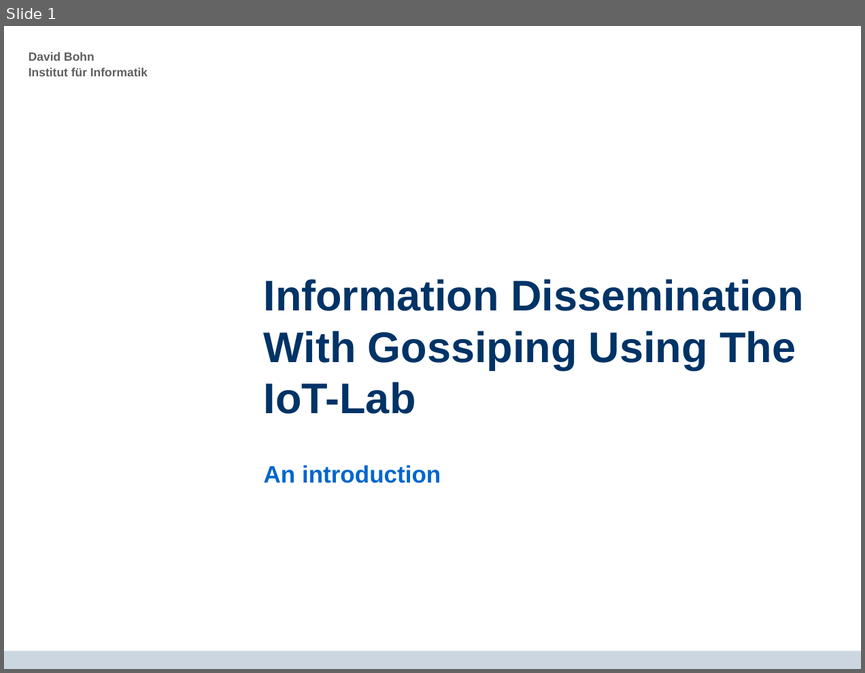
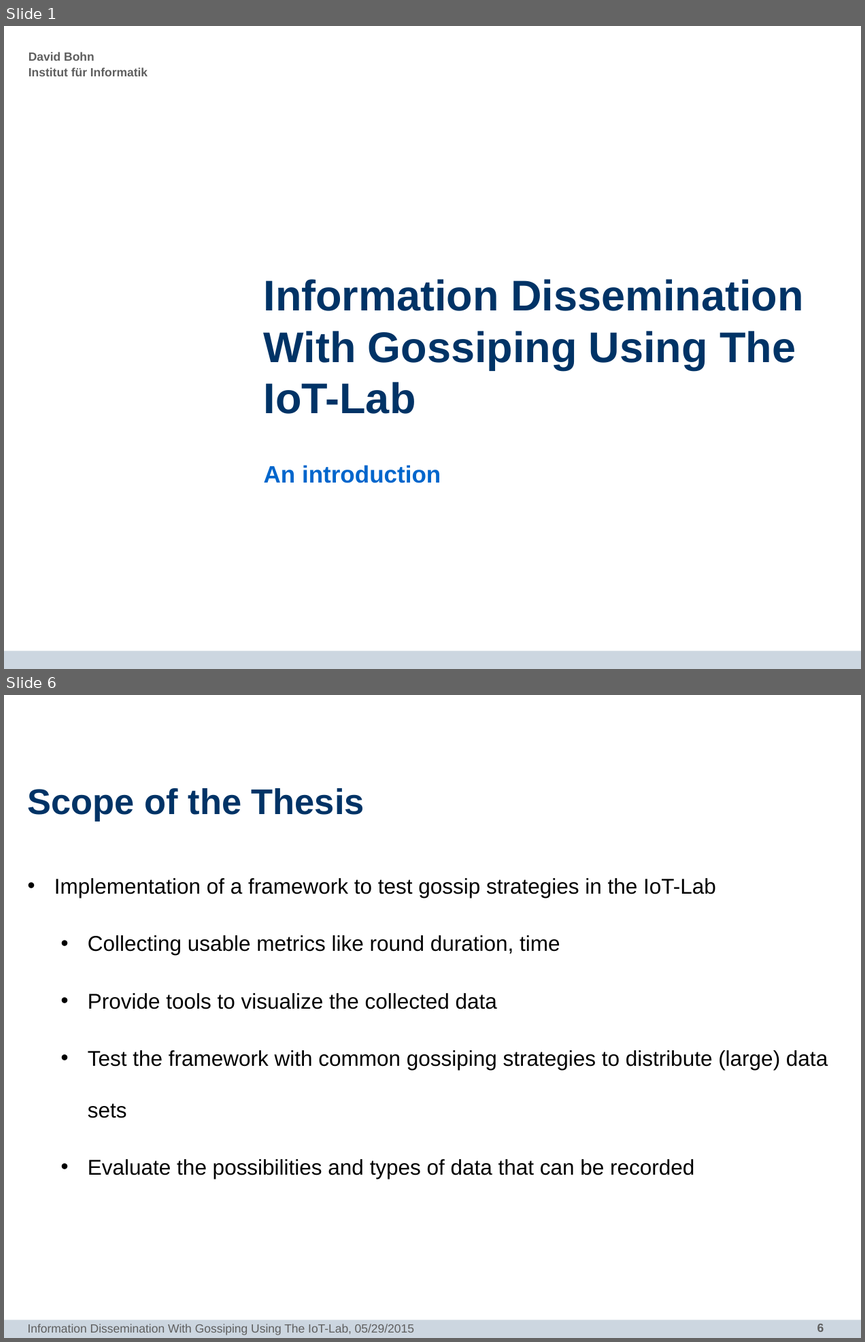
Before and after one commit to dbohn/Bachelor-Thesis, a slide deck: intro-presentation/intro.pptx. Shown one above the other, each under a label of ours: slide 1 before the commit, slides 1 and 6 after it; the slides between them are not shown. The pictures are 865x673 and 865x1342 pixels, drawn with LibreOffice and Linux fonts; fonts in the diff are those of the drawing; background and template pictures are left out. Boxes give left, top, right and bottom in pixels: in the first picture for what was removed or moved away, otherwise in the second. Text is boxed around its words. In the diff, an @@ line names an element or a change of style, - is before the commit and + after.

```diff
--- a/intro-presentation/intro.pptx
+++ b/intro-presentation/intro.pptx
@@ slide 6 added at [4, 695, 861, 1338], background #FFFFFF; not listed: 1 template element that a slide beside it also shows @@
@@ title added at [28, 788, 364, 821], 30 pt, text #003366, bold @@
+Scope of the Thesis
@@ text added at [54, 878, 827, 1178], 18 pt, text #000000 @@
+• Implementation of a framework to test gossip strategies in the IoT-Lab
+  • Collecting usable metrics like round duration, time
+  • Provide tools to visualize the collected data
+  • Test the framework with common gossiping strategies to distribute (large) data sets
+  • Evaluate the possibilities and types of data that can be recorded
@@ text added at [28, 1323, 414, 1335], 10 pt, text #5F5F5F @@
+Information Dissemination With Gossiping Using The IoT-Lab, 05/29/2015
@@ page number added at [817, 1323, 824, 1331], 10 pt, text #5F5F5F, bold @@
+6
```
Also in this commit, not shown: 3 slides changed, 2 other slides added, 3 other files.
